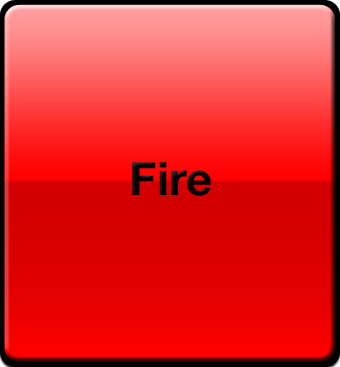
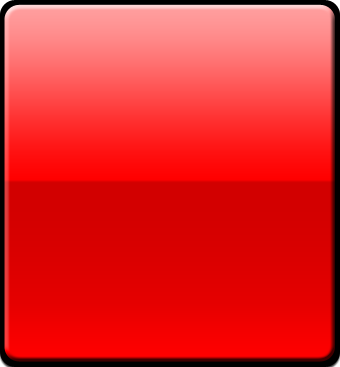
Layers edited between the first and the second w=340, h=367 image:
hid "Fire" over (132, 162, 211, 196)
hid "Background" over (132, 162, 211, 196)
